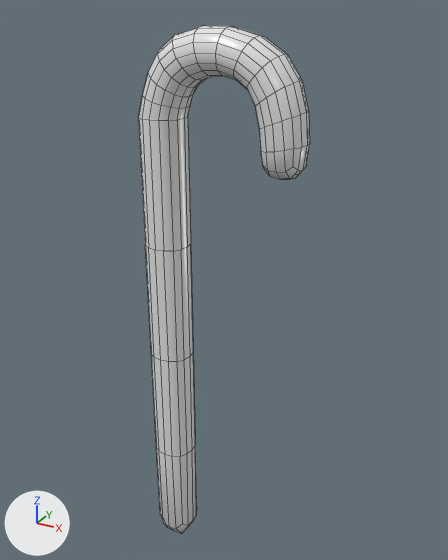
The FBX model Assets/Resources/Models/Stage Objects/Christmas/candycane.fbx, before and after one commit.
Camera for both pictures: a camera (50 mm lens) standing at (2.0, -2.94, 3.56) and looking at (0.32, 0.12, 2.03). Arrows for +X, +Y and +Z are at lower left; the lights stay in place. Mesh edges are drawn as thin lines.
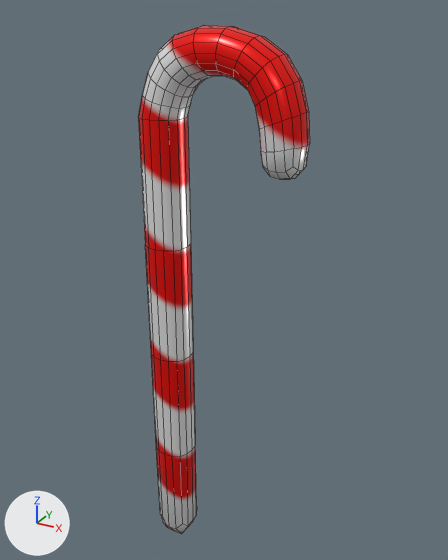
The change, as a list of edits to the scene's bpy script:
```text
Add img_candycane_diffuse_png:
    img_candycane_diffuse_png = load_image('candycane_diffuse.png', 'candycane_diffuse.png', 1024, 1024, 'sRGB')
Add mat_material:
    mat_material = principled_material('Material')
    mat_material.texture = img_candycane_diffuse_png  # with its transparency
    mat_material.metallic = 0.433
    mat_material.roughness = 0.264
Change me_cube_001:
    where me_cube_001.from_pydata(...)  # 290 vertices, 288 faces; spans x -0.14..0.86, y -0.15..0.15, z 0.0..3.47
    remove me_cube_001.materials.append(mat_material_001)  # white #e7e7e7
    add me_cube_001.materials.append(mat_material)  # picture img_candycane_diffuse_png
```

Changed parts and their boxes [x1, y1, x2, y2] in the pictures (448 x 560 px):
'Cube', recoloured (grey to red)
    both: [138, 25, 310, 534]
